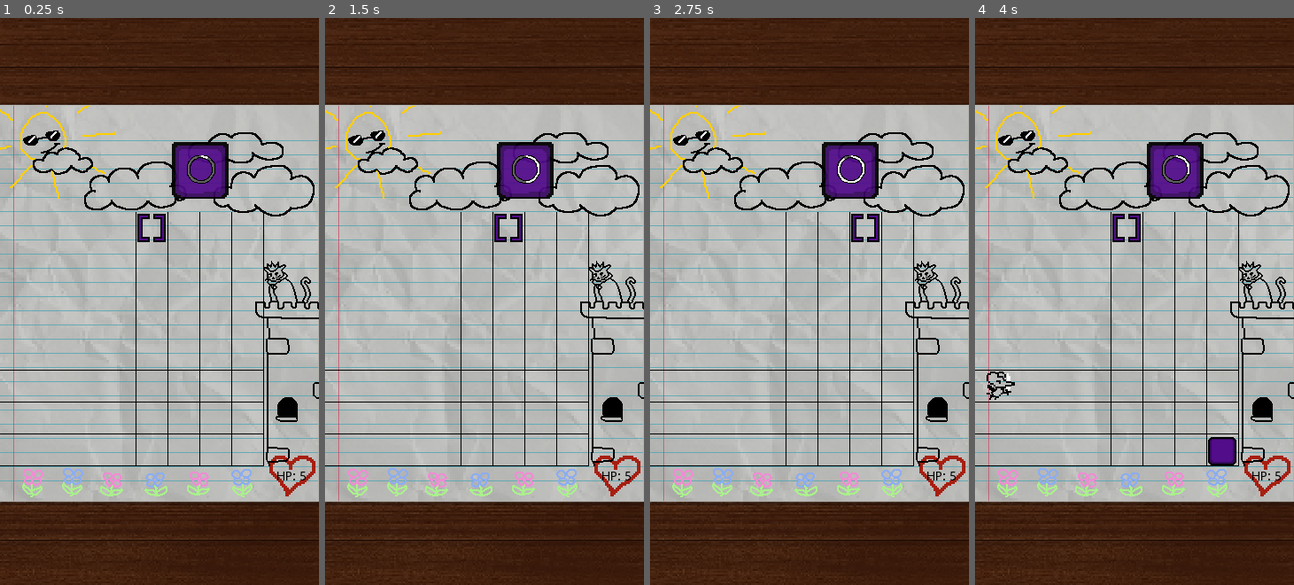
Above: before the commit, frames 1-4 (left to right).
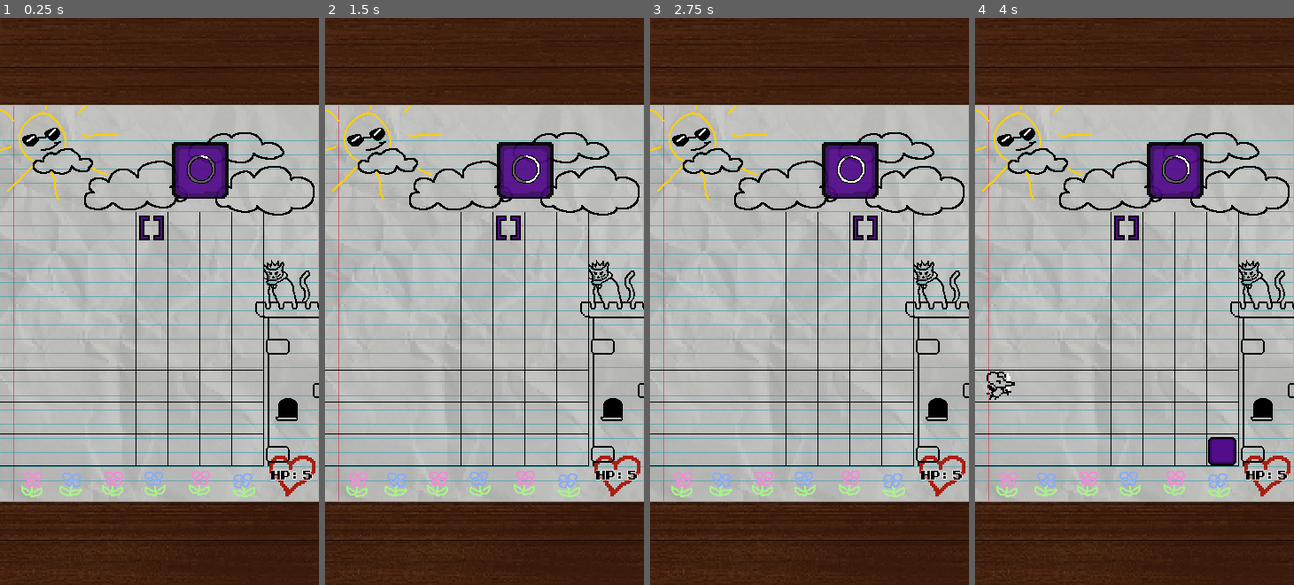
Above: after the commit, the same moments.

Repository: Sleeping-Robot-Games/Doodle-Defense
Game: Godot game, scene res://scenes/Game.tscn
Same seed, same stepped clock (60 frames per second), same inputs: the game is played once before the commit and once after it.
Inputs (mouse positions are in pixels of both pictures, inside the frame that each line leads up to):
- Up to frame 1 (0.25 s): no input
- Up to frame 2 (1.5 s): click (478, 341) at 0.5 s; click (506, 341) at 1.25 s
- Up to frame 3 (2.75 s): click (866, 341) at 2 s
- Up to frame 4 (4 s): click (1223, 341) at 2.75 s; click (1128, 341) at 3.5 s

The runs differ from the first frame. In frame 1, 2.8% of the frame differs, in the area x 0-100%, y 15-85%; in frame 2, 2.8%; in frame 3, 2.8%; in frame 4, 2.8%.

Commit message:
add font and title to start page

Diff:
--- /dev/null
+++ b/assets/font/fontstyle.tres
@@ -0,0 +1,10 @@
+[gd_resource type="DynamicFont" load_steps=2 format=2]
+
+[ext_resource path="res://assets/font/Super Mario Bros. 2.ttf" type="DynamicFontData" id=1]
+
+[resource]
+size = 11
+outline_size = 1
+outline_color = Color( 1, 1, 1, 0.713726 )
+extra_spacing_space = -8
+font_data = ExtResource( 1 )
--- a/scenes/Block.tscn
+++ b/scenes/Block.tscn
@@ -8,7 +8,7 @@
 [sub_resource type="Animation" id=2]
 length = 0.001
 tracks/0/type = "value"
-tracks/0/path = NodePath(".:frame")
+tracks/0/path = NodePath("Sprite:frame")
 tracks/0/interp = 1
 tracks/0/loop_wrap = true
 tracks/0/imported = false
--- a/scenes/Game.tscn
+++ b/scenes/Game.tscn
@@ -24,6 +24,7 @@
 [ext_resource path="res://assets/sun_002.png" type="Texture" id=22]
 [ext_resource path="res://assets/sun_001.png" type="Texture" id=23]
 [ext_resource path="res://scenes/Block.tscn" type="PackedScene" id=24]
+[ext_resource path="res://assets/font/fontstyle.tres" type="DynamicFont" id=25]
 
 [sub_resource type="SpriteFrames" id=1]
 animations = [ {
@@ -236,7 +237,6 @@
 position = Vector2( 171, 237 )
 scale = Vector2( 2, 2 )
 frames = SubResource( 10 )
-frame = 1
 playing = true
 
 [node name="Blocks" type="Node2D" parent="."]
@@ -359,11 +359,12 @@
 color = Color( 0, 0, 0, 1 )
 
 [node name="HP" type="RichTextLabel" parent="HUD"]
-margin_left = 312.0
-margin_top = 511.0
+margin_left = 306.0
+margin_top = 510.0
 margin_right = 357.0
-margin_bottom = 525.0
+margin_bottom = 524.0
 custom_colors/default_color = Color( 0, 0, 0, 1 )
+custom_fonts/normal_font = ExtResource( 25 )
 bbcode_enabled = true
 bbcode_text = "[shake rate=10 level=2]HP: 5[/shake]"
 text = "HP: 5"
--- a/scenes/Start.tscn
+++ b/scenes/Start.tscn
@@ -25,6 +25,8 @@
 [ext_resource path="res://assets/start_001.png" type="Texture" id=23]
 [ext_resource path="res://assets/starthover_002.png" type="Texture" id=24]
 [ext_resource path="res://assets/starthover_001.png" type="Texture" id=25]
+[ext_resource path="res://assets/font/Super Mario Bros. 2.ttf" type="DynamicFontData" id=26]
+[ext_resource path="res://assets/font/fontstyle.tres" type="DynamicFont" id=27]
 
 [sub_resource type="SpriteFrames" id=1]
 animations = [ {
@@ -124,6 +126,12 @@
 frame_1/texture = ExtResource( 24 )
 frame_1/delay_sec = 0.0
 
+[sub_resource type="DynamicFont" id=14]
+size = 20
+outline_size = 3
+outline_color = Color( 0, 0, 0, 1 )
+font_data = ExtResource( 26 )
+
 [node name="Start" type="Control"]
 script = ExtResource( 1 )
 __meta__ = {
@@ -173,7 +181,6 @@
 position = Vector2( 294, -13 )
 scale = Vector2( 2, 2 )
 frames = SubResource( 6 )
-frame = 1
 playing = true
 
 [node name="Clouds" type="AnimatedSprite" parent="Background/Doodles"]
@@ -218,6 +225,7 @@
 margin_right = 288.0
 margin_bottom = 347.0
 custom_colors/default_color = Color( 0, 0, 0, 1 )
+custom_fonts/normal_font = ExtResource( 27 )
 bbcode_enabled = true
 bbcode_text = "[shake rate=10 level=2]Click to select a column and drop Rocks to block or crush Rats. [/shake]"
 text = "Click to select a column and drop Rocks to block or crush Rats. "
@@ -228,10 +236,11 @@
 
 [node name="Random Colored" type="RichTextLabel" parent="."]
 margin_left = 21.0
-margin_top = 347.0
+margin_top = 349.0
 margin_right = 292.0
-margin_bottom = 409.0
+margin_bottom = 395.0
 custom_colors/default_color = Color( 0, 0, 0, 1 )
+custom_fonts/normal_font = ExtResource( 27 )
 bbcode_enabled = true
 bbcode_text = "[shake rate=10 level=2]A new [rainbow freq=0.4 sat=10 val=20] random colored [/rainbow]Rock drops every few seconds. [/shake]"
 text = "A new  random colored Rock drops every few seconds. "
@@ -239,12 +248,13 @@
 "_edit_use_anchors_": false
 }
 
-[node name="RichTextLabel3" type="RichTextLabel" parent="."]
+[node name="Combo" type="RichTextLabel" parent="."]
 margin_left = 20.0
-margin_top = 398.0
+margin_top = 397.0
 margin_right = 289.0
-margin_bottom = 443.0
+margin_bottom = 461.0
 custom_colors/default_color = Color( 0, 0, 0, 1 )
+custom_fonts/normal_font = ExtResource( 27 )
 bbcode_enabled = true
 bbcode_text = "[shake rate=10 level=2]Get 3 Rocks of the same color for a [color=#160ff5]Combo. Combos[/color] kill one Rat in each row OR SOMETHING[/shake]"
 text = "Get 3 Rocks of the same color for a Combo. Combos kill one Rat in each row OR SOMETHING"
@@ -253,16 +263,13 @@
 "_edit_use_anchors_": false
 }
 
-[node name="Timer" type="Timer" parent="."]
-wait_time = 0.5
-one_shot = true
-
-[node name="RichTextLabel" type="RichTextLabel" parent="."]
+[node name="Survive" type="RichTextLabel" parent="."]
 margin_left = 21.0
 margin_top = 461.0
 margin_right = 271.0
 margin_bottom = 501.0
 custom_colors/default_color = Color( 0, 0, 0, 1 )
+custom_fonts/normal_font = ExtResource( 27 )
 bbcode_enabled = true
 bbcode_text = "[shake rate=10 level=2]More Rats come as times goes on. How long can you survive?[/shake]"
 text = "More Rats come as times goes on. How long can you survive?"
@@ -271,5 +278,24 @@
 "_edit_use_anchors_": false
 }
 
+[node name="Timer" type="Timer" parent="."]
+wait_time = 0.5
+one_shot = true
+
+[node name="Doodle Defense" type="RichTextLabel" parent="."]
+margin_left = 26.0
+margin_top = 64.0
+margin_right = 350.0
+margin_bottom = 101.0
+custom_colors/default_color = Color( 0.760784, 0.760784, 0.752941, 1 )
+custom_fonts/normal_font = SubResource( 14 )
+bbcode_enabled = true
+bbcode_text = "[shake rate=10 level=2] Doodle Defense[/shake]"
+text = " Doodle Defense"
+scroll_active = false
+__meta__ = {
+"_edit_use_anchors_": false
+}
+
 [connection signal="pressed" from="Button" to="." method="_on_Button_pressed"]
 [connection signal="timeout" from="Timer" to="." method="_on_Timer_timeout"]
Not shown, added: assets/GameOver_001.png.import
Not shown, added: assets/GameOver_002.png.import
Binary file added: assets/font/Super Mario Bros. 2.ttf
Not shown: 3 places in scenes/Game.tscn that only renumber resources
Not shown: 1 places in scenes/Start.tscn that only renumber resources
